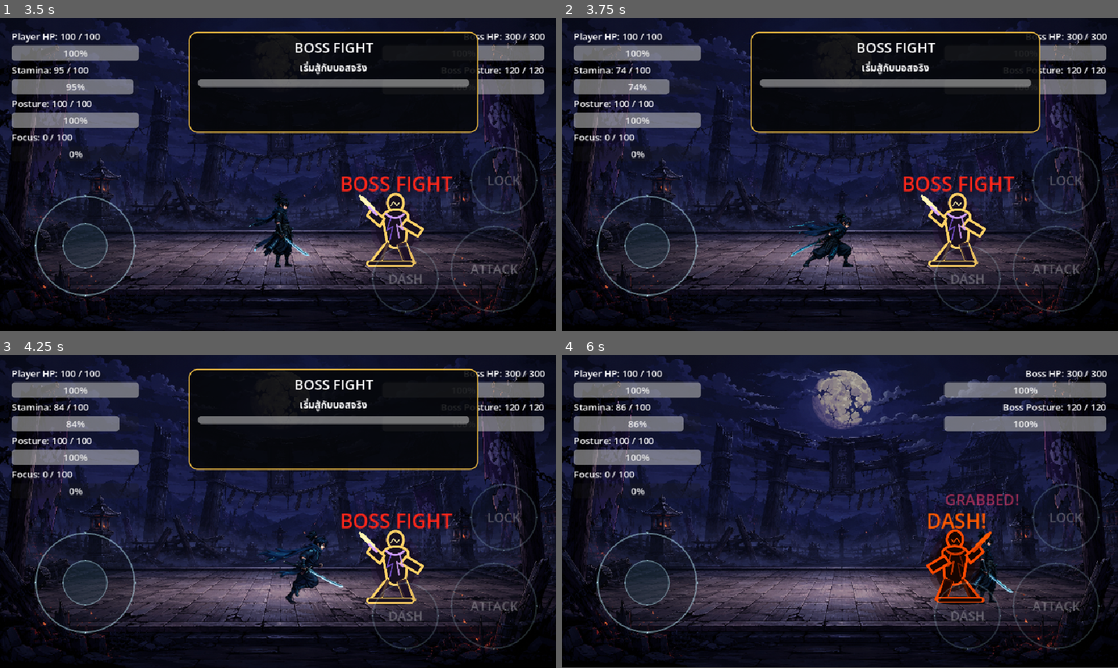
Above: before the commit, frames 1-4 (two rows, left to right).
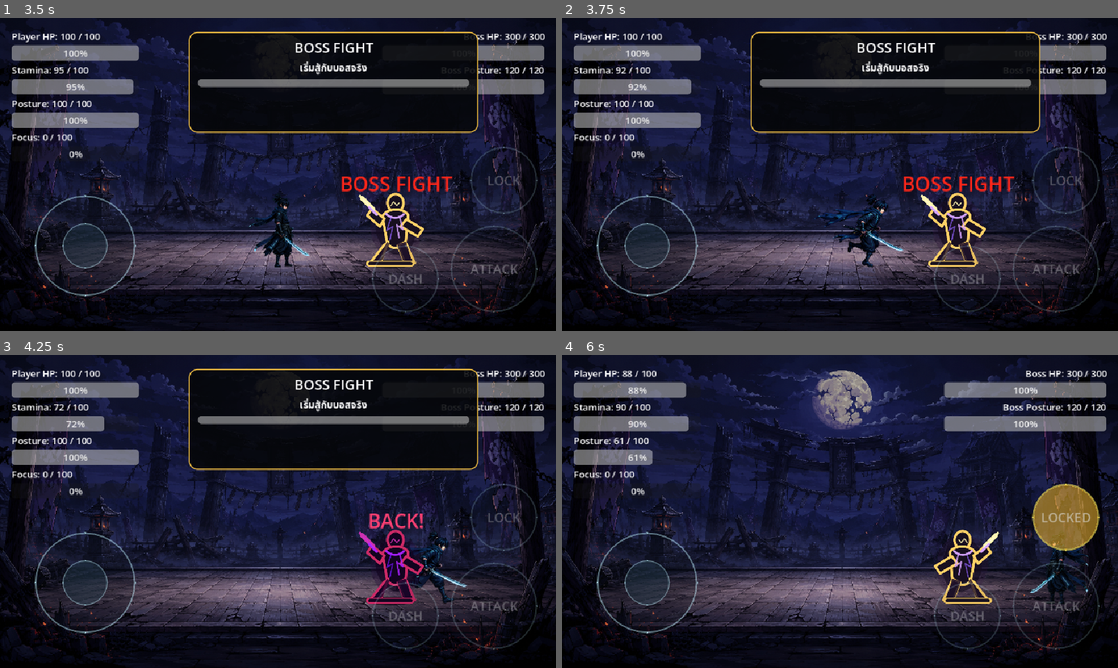
Above: after the commit, the same moments.

Repository: shanwinder/lastblade
Game: Godot game, scene res://scenes/main/BossBrokenMaster.tscn
The game is run twice, just before and just after one commit, with the same random seed, the same clock (stepped at 60 frames per second) and the same inputs.
Inputs (mouse positions are in pixels of both pictures, inside the frame that each line leads up to):
- Up to frame 1 (3.5 s): click "START" at 0.5 s; click "SKIP" at 1.25 s; click "SKIP" at 2 s; click "ATTACK" at 2.75 s
- Up to frame 2 (3.75 s): tap Enter at 3.5 s; move the mouse to (962, 158) at 3.52 s; hold Right (ui_right) from 3.53 s (still down); hold A (attack) from 3.53 s (still down); click (962, 158) at 3.67 s
- Up to frame 3 (4.25 s): keep holding Right (ui_right); keep holding A (attack); tap S (dash) at 3.8 s
- Up to frame 4 (6 s): release Right (ui_right) at 4.25 s; release A (attack) at 4.25 s; drag from (728, 527) to (895, 567) at 4.27 s; click "DASH" at 5 s; move the mouse to (895, 442) at 5.77 s; hold Right (ui_right) from 5.78 s (still down); tap L (lock_on) at 5.85 s

Frame 1 is identical in both runs. In frame 2, 1.7% of the frame differs, in the area x 9-62%, y 15-80%; in frame 3, 2.8%; in frame 4, 10%, in the area x 0-100%, y 0-100%.

Commit message:
Implement charged heavy attack in player patch

Diff:
--- a/last-blade-trial/player_nameless_sprite_patch.gd
+++ b/last-blade-trial/player_nameless_sprite_patch.gd
@@ -3,12 +3,584 @@
 # =========================
 # PlayerNamelessSpritePatch.gd
 # Patch เฉพาะช่วงนำ sprite จริงของ The Nameless Blade มาใช้
-# เป้าหมาย: แก้ flip_h ที่ต้นทาง ไม่ให้ player.gd ตั้งภาพผิดฝั่งก่อนแล้วค่อยให้ manager ตามแก้
+# เป้าหมายเดิม: แก้ flip_h ที่ต้นทาง ไม่ให้ player.gd ตั้งภาพผิดฝั่งก่อนแล้วค่อยให้ manager ตามแก้
+# Patch เพิ่มเติม: ระบบ Charged Heavy Attack แบบกดปุ่มโจมตีค้าง
 # =========================
 
 # true = source sprite ของ Player หันซ้าย
 # idle sprite ชุด nameless_blade ปัจจุบันเป็นท่าหันซ้าย จึงต้อง flip เมื่อ gameplay ต้องการหันขวา
 @export var sprite_source_faces_left: bool = true
+
+# =========================
+# Charged Heavy Attack Balance
+# =========================
+
+# เปิด/ปิดระบบ Heavy Attack เพื่อ rollback กลับไปใช้ 3-hit combo เดิมได้ทันที
+@export var heavy_attack_enabled: bool = true
+
+# เวลาที่ต้องกด Attack ค้างก่อนจะนับว่าเป็นการชาร์จ ไม่ใช่การแตะโจมตีปกติ
+@export var heavy_hold_threshold: float = 0.25
+
+# เวลาชาร์จขั้นต่ำหลังเข้าสถานะชาร์จแล้ว จึงจะปล่อย Heavy Attack ได้
+@export var heavy_charge_min_time: float = 2.0
+
+# เวลาชาร์จเต็ม ใช้คำนวณ damage/posture สูงสุด
+@export var heavy_charge_max_time: float = 3.0
+
+# Stamina ที่เสียทันทีตอนเริ่มชาร์จ เพื่อไม่ให้ลองชาร์จฟรี
+@export var heavy_start_stamina_cost: float = 20.0
+
+# Stamina ที่เสียเพิ่มตอนปล่อย Heavy Attack สำเร็จ
+@export var heavy_release_stamina_cost: float = 22.0
+
+# Focus ที่ใช้ตอนปล่อย Heavy Attack สำเร็จ
+@export var heavy_focus_cost: float = 40.0
+
+# Damage ขั้นต่ำ/สูงสุดของ Heavy Attack ตามระดับการชาร์จ
+@export var heavy_min_damage: int = 30
+@export var heavy_max_damage: int = 42
+
+# Posture damage ขั้นต่ำ/สูงสุดที่ทำกับบอส ถ้าศัตรูมีฟังก์ชัน reduce_posture()
+@export var heavy_min_posture_damage: float = 35.0
+@export var heavy_max_posture_damage: float = 55.0
+
+# เวลาที่ hitbox ของ Heavy Attack เปิดอยู่ตอนปล่อยท่า
+@export var heavy_active_time: float = 0.24
+
+# เวลาค้างเฟรมท้ายหลังปิด hitbox เพื่อให้ผู้เล่นต้องรับผลของการ commit
+@export var heavy_final_frame_hold_time: float = 0.55
+
+# Recovery เพิ่มหลังค้างเฟรมท้าย ก่อนคืน control ให้ Player
+@export var heavy_recovery_time: float = 0.95
+
+# ตัวคูณความเร็วระหว่างชาร์จ/ปล่อย/พักท่า 0 = ยืนอยู่กับที่
+@export var heavy_move_speed_multiplier: float = 0.0
+
+# เปิด/ปิด debug print ของ Heavy Attack
+@export var heavy_debug_print: bool = true
+
+# ข้อความ feedback ของ Heavy Attack
+@export var heavy_charging_feedback_text: String = "CHARGING..."
+@export var heavy_ready_feedback_text: String = "HEAVY READY"
+@export var heavy_full_feedback_text: String = "FULL CHARGE"
+@export var heavy_no_focus_feedback_text: String = "NO FOCUS!"
+@export var heavy_hit_feedback_text: String = "HEAVY HIT!"
+
+# =========================
+# Charged Heavy Attack Runtime State
+# =========================
+
+var is_attack_button_held: bool = false
+var attack_hold_started_msec: int = -999999
+var heavy_hold_consumed: bool = false
+
+var is_charging_heavy_attack: bool = false
+var heavy_charge_elapsed: float = 0.0
+var heavy_charge_ready: bool = false
+var heavy_charge_full: bool = false
+var heavy_charge_phase: String = ""
+
+var is_releasing_heavy_attack: bool = false
+var is_heavy_recovering: bool = false
+var heavy_attack_sequence_id: int = 0
+
+var current_heavy_attack_damage: int = 0
+var current_heavy_attack_posture_damage: float = 0.0
+
+
+func _physics_process(delta: float) -> void:
+	# ฟื้น Stamina และ Player Posture ทุกเฟรมเหมือน player.gd เดิม
+	regenerate_stamina(delta)
+	regenerate_player_posture(delta)
+
+	# รองรับปุ่ม Lock-on บน keyboard เช่น L
+	if Input.is_action_just_pressed("lock_on"):
+		toggle_target_lock()
+
+	# ถ้า Player ตายแล้ว ไม่ต้องควบคุมต่อ และต้องล้าง hold input กันปุ่มค้าง
+	if is_dead:
+		reset_attack_hold_tracking()
+		velocity = Vector2.ZERO
+		move_and_slide()
+		return
+
+	# ถ้า Player Posture แตก ให้หยุดควบคุมและยกเลิก Heavy Attack ทันที
+	if is_posture_broken:
+		cancel_heavy_attack("posture broken")
+		velocity = Vector2.ZERO
+		move_and_slide()
+		clamp_to_arena()
+		return
+
+	# ถ้า Player กำลังถูก Knockback ให้ยกเลิก Heavy Attack แล้วขยับตามแรงกระเด็น
+	if is_knocked_back:
+		cancel_heavy_attack("knockback")
+		velocity = knockback_velocity
+		move_and_slide()
+		clamp_to_arena()
+		return
+
+	# ถ้ากำลัง Dash อยู่ ให้เคลื่อนที่ด้วยความเร็ว Dash และไม่ให้ Heavy Attack ทำงานค้าง
+	if is_dashing:
+		cancel_heavy_attack("dash")
+		velocity.x = float(facing_direction) * dash_speed
+		velocity.y = 0.0
+		move_and_slide()
+		clamp_to_arena()
+		return
+
+	# รับค่าการกดปุ่มซ้าย/ขวา จาก ui_left และ ui_right
+	var direction := Input.get_axis("ui_left", "ui_right")
+	var axis_direction := int(sign(direction))
+	track_movement_deflect_from_axis(axis_direction)
+
+	# ถ้ากำลังโจมตี/ชาร์จ/พักท่า ให้หยุดหรือชะลอการขยับตามค่าที่กำหนด
+	if is_attacking or is_heavy_action_active():
+		velocity.x = direction * speed * heavy_move_speed_multiplier
+	else:
+		velocity.x = direction * speed
+
+	velocity.y = 0.0
+	move_and_slide()
+	clamp_to_arena()
+
+	# จัดทิศหันหน้าตาม Lock-on หรือ movement ปกติ
+	if is_target_locked:
+		update_facing_to_locked_target()
+	elif direction != 0.0 and not is_attacking and not is_heavy_action_active():
+		set_facing_direction(axis_direction)
+
+	# จัดการ Attack แบบ Tap/Hold: Tap = combo, Hold = Charged Heavy Attack
+	process_attack_button_input(delta)
+
+	# ถ้ากดปุ่ม dash และตอนนี้ไม่ได้ทำ action อื่น ให้ Dash
+	if Input.is_action_just_pressed("dash") and can_dash and not is_attacking and not is_dashing and not is_posture_broken and not is_heavy_action_active():
+		if is_target_locked:
+			update_facing_to_locked_target()
+		dash()
+
+	# ไม่รับ input parry โดยตรงแล้ว ระบบใหม่ใช้ Movement/Tap Deflect แทน
+
+
+func process_attack_button_input(delta: float) -> void:
+	# ถ้าระบบ Heavy ปิด ให้ใช้พฤติกรรมเดิมของ combo ทันที
+	if not heavy_attack_enabled:
+		if Input.is_action_just_pressed("attack") and not is_dashing and not is_posture_broken:
+			attack()
+		return
+
+	# กด Attack ลงครั้งแรก: แยกเป็นกรณีกำลัง combo กับกรณีว่างเพื่อชาร์จ
+	if Input.is_action_just_pressed("attack"):
+		on_attack_button_pressed_for_tap_or_hold()
+
+	# ถ้ากดค้างอยู่ ให้ตรวจว่าถึง threshold เพื่อเข้าชาร์จหรือยัง
+	if is_attack_button_held and Input.is_action_pressed("attack"):
+		update_attack_hold_and_heavy_charge(delta)
+
+	# ปล่อย Attack: ถ้ายังไม่เข้าชาร์จให้เป็น Tap combo ถ้าชาร์จแล้วให้ปล่อย/ยกเลิก Heavy
+	if is_attack_button_held and Input.is_action_just_released("attack"):
+		on_attack_button_released_for_tap_or_hold()
+
+
+func on_attack_button_pressed_for_tap_or_hold() -> void:
+	# ถ้ากำลังโจมตีแบบ combo อยู่ การกดเพิ่มคือการ queue hit ถัดไป ไม่ใช่เริ่ม Heavy
+	if is_attacking and not is_heavy_action_active():
+		attack()
+		return
+
+	# ถ้าสถานะไม่พร้อมโจมตี ไม่ต้องเริ่มจับเวลา hold
+	if not can_begin_attack_hold_check():
+		return
+
+	is_attack_button_held = true
+	heavy_hold_consumed = false
+	attack_hold_started_msec = Time.get_ticks_msec()
+
+
+func update_attack_hold_and_heavy_charge(delta: float) -> void:
+	# เมื่อเข้าสถานะชาร์จแล้ว ให้นับเวลา charge loop ต่อเนื่อง
+	if is_charging_heavy_attack:
+		update_heavy_charge(delta)
+		return
+
+	# ถ้ายังไม่ถึง hold threshold ให้รอดูว่าเป็น tap หรือ hold ก่อน
+	var held_time := float(Time.get_ticks_msec() - attack_hold_started_msec) / 1000.0
+	if held_time < heavy_hold_threshold:
+		return
+
+	# ถึง threshold แล้ว ถือว่าผู้เล่นตั้งใจใช้ Heavy Attack
+	try_begin_heavy_charge()
+
+
+func on_attack_button_released_for_tap_or_hold() -> void:
+	# ถ้ากำลังชาร์จ Heavy อยู่ ให้ปล่อยท่าหรือยกเลิกตามเวลาที่ชาร์จได้
+	if is_charging_heavy_attack:
+		if heavy_charge_elapsed >= heavy_charge_min_time:
+			release_charged_heavy_attack()
+		else:
+			cancel_heavy_attack("released before heavy ready")
+		reset_attack_hold_tracking()
+		return
+
+	# ถ้ายังไม่ถูก consume เป็น Heavy ให้ถือว่าเป็น Tap และส่งเข้าระบบ combo เดิม
+	if not heavy_hold_consumed:
+		attack()
+
+	reset_attack_hold_tracking()
+
+
+func can_begin_attack_hold_check() -> bool:
+	# ใช้ตรวจเฉพาะตอน Player ว่างพอจะเริ่ม tap/hold attack ได้
+	if is_dead or is_dashing or is_posture_broken or is_knocked_back:
+		return false
+
+	if is_heavy_action_active():
+		return false
+
+	return true
+
+
+func try_begin_heavy_charge() -> void:
+	# เมื่อถึง hold threshold แล้ว ต้องไม่ให้ปล่อยปุ่มกลายเป็น tap อีก
+	heavy_hold_consumed = true
+
+	# Heavy ต้องเริ่มจากสถานะว่างเท่านั้น ไม่เริ่มระหว่าง combo/recovery
+	if is_attacking or is_dead or is_dashing or is_posture_broken or is_knocked_back:
+		reset_attack_hold_tracking()
+		return
+
+	# ต้องมี Focus พอตั้งแต่ก่อนเริ่มชาร์จ เพื่อให้ผู้เล่นรู้ว่าท่านี้ใช้ได้หรือไม่
+	if current_focus < heavy_focus_cost:
+		show_heavy_status_feedback(heavy_no_focus_feedback_text, Color(0.35, 0.95, 1.0, 1.0))
+		if heavy_debug_print:
+			print("Not enough focus to charge heavy. Focus =", int(current_focus))
+		reset_attack_hold_tracking()
+		return
+
+	# จ่าย Stamina ตอนเริ่มชาร์จ เพื่อไม่ให้ชาร์จฟรี
+	if current_stamina < heavy_start_stamina_cost:
+		show_stamina_insufficient_feedback()
+		if heavy_debug_print:
+			print("Not enough stamina to start heavy charge. Stamina =", int(current_stamina))
+		reset_attack_hold_tracking()
+		return
+
+	current_stamina -= heavy_start_stamina_cost
+	emit_stats()
+
+	# ยกเลิก combo coroutine เก่าที่อาจค้างอยู่ และล็อกสถานะเข้า Heavy Charge
+	combo_sequence_id += 1
+	combo_step = 0
+	queued_combo_step = 0
+	combo_input_buffered = false
+	combo_input_window_open = false
+	is_combo_recovering = false
+	current_combo_step_for_damage = 0
+	hit_targets.clear()
+
+	heavy_attack_sequence_id += 1
+	is_attacking = true
+	is_charging_heavy_attack = true
+	is_releasing_heavy_attack = false
+	is_heavy_recovering = false
+	heavy_charge_elapsed = 0.0
+	heavy_charge_ready = false
+	heavy_charge_full = false
+	heavy_charge_phase = "start"
+	current_heavy_attack_damage = 0
+	current_heavy_attack_posture_damage = 0.0
+
+	show_heavy_status_feedback(heavy_charging_feedback_text, Color(0.35, 0.95, 1.0, 1.0))
+	if heavy_debug_print:
+		print("Heavy charge started. Stamina left =", int(current_stamina), "Focus =", int(current_focus))
+
+
+func update_heavy_charge(delta: float) -> void:
+	# นับเวลาชาร์จหลังเข้าสถานะ Heavy Charge แล้ว
+	heavy_charge_elapsed += delta
+
+	# หลังเริ่มชาร์จสั้น ๆ ให้ visual manager เปลี่ยนจาก start เป็น loop
+	if heavy_charge_phase == "start" and heavy_charge_elapsed >= 0.18:
+		heavy_charge_phase = "loop"
+
+	# แจ้งเมื่อถึงขั้นต่ำที่ปล่อยท่าได้
+	if not heavy_charge_ready and heavy_charge_elapsed >= heavy_charge_min_time:
+		heavy_charge_ready = true
+		show_heavy_status_feedback(heavy_ready_feedback_text, Color(0.75, 1.0, 1.0, 1.0))
+		if heavy_debug_print:
+			print("Heavy charge ready")
+
+	# แจ้งเมื่อชาร์จเต็ม
+	if not heavy_charge_full and heavy_charge_elapsed >= heavy_charge_max_time:
+		heavy_charge_full = true
+		show_heavy_status_feedback(heavy_full_feedback_text, Color(1.0, 1.0, 1.0, 1.0))
+		get_tree().call_group("game_camera", "shake", 4.0, 0.10)
+		if heavy_debug_print:
+			print("Heavy full charge")
+
+
+func release_charged_heavy_attack() -> void:
+	# ปล่อย Heavy Attack หลังชาร์จถึงขั้นต่ำแล้ว
+	if not is_charging_heavy_attack:
+		return
+
+	var my_heavy_id: int = heavy_attack_sequence_id
+
+	# ตอนปล่อยท่าต้องมี Stamina และ Focus พออีกครั้ง
+	if current_stamina < heavy_release_stamina_cost:
+		show_stamina_insufficient_feedback()
+		cancel_heavy_attack("not enough stamina on release")
+		return
+
+	if current_focus < heavy_focus_cost:
+		show_heavy_status_feedback(heavy_no_focus_feedback_text, Color(0.35, 0.95, 1.0, 1.0))
+		cancel_heavy_attack("not enough focus on release")
+		return
+
+	current_heavy_attack_damage = get_current_heavy_damage()
+	current_heavy_attack_posture_damage = get_current_heavy_posture_damage()
+
+	current_stamina -= heavy_release_stamina_cost
+	spend_focus(heavy_focus_cost)
+	emit_stats()
+
+	is_charging_heavy_attack = false
+	is_releasing_heavy_attack = true
+	is_heavy_recovering = false
+	heavy_charge_phase = "release"
+	hit_targets.clear()
+
+	if heavy_debug_print:
+		print(
+			"Heavy release! Damage =", current_heavy_attack_damage,
+			" Posture =", int(current_heavy_attack_posture_damage),
+			" Stamina =", int(current_stamina),
+			" Focus =", int(current_focus)
+		)
+
+	# เปิด hitbox ของ Heavy Attack เฉพาะช่วง release
+	attack_shape.disabled = false
+	get_tree().call_group("game_camera", "shake", 7.0, 0.12)
+
+	await get_tree().create_timer(heavy_active_time).timeout
+	if not is_heavy_sequence_current(my_heavy_id):
+		return
+
+	attack_shape.set_deferred("disabled", true)
+	is_releasing_heavy_attack = false
+	is_heavy_recovering = true
+	heavy_charge_phase = "recover"
+
+	# ค้างเฟรมท้ายเพื่อให้ผู้เล่นรับผลของการ commit
+	if heavy_final_frame_hold_time > 0.0:
+		await get_tree().create_timer(heavy_final_frame_hold_time).timeout
+		if not is_heavy_sequence_current(my_heavy_id):
+			return
+
+	# Recovery เพิ่มหลังค้างเฟรมท้าย ก่อนคืน control
+	if heavy_recovery_time > 0.0:
+		await get_tree().create_timer(heavy_recovery_time).timeout
+		if not is_heavy_sequence_current(my_heavy_id):
+			return
+
+	finish_heavy_attack(my_heavy_id)
+
+
+func finish_heavy_attack(sequence_id: int) -> void:
+	# คืนสถานะ Player หลัง Heavy Attack จบสมบูรณ์
+	if sequence_id != heavy_attack_sequence_id:
+		return
+
+	is_attacking = false
+	is_charging_heavy_attack = false
+	is_releasing_heavy_attack = false
+	is_heavy_recovering = false
+	heavy_charge_elapsed = 0.0
+	heavy_charge_ready = false
+	heavy_charge_full = false
+	heavy_charge_phase = ""
+	current_heavy_attack_damage = 0
+	current_heavy_attack_posture_damage = 0.0
+	hit_targets.clear()
+	attack_shape.set_deferred("disabled", true)
+
+	if is_target_locked:
+		update_facing_to_locked_target()
+
+	if heavy_debug_print:
+		print("Heavy attack finished")
+
+
+func cancel_heavy_attack(reason: String = "") -> void:
+	# ยกเลิก Heavy Attack อย่างปลอดภัย ใช้เมื่อโดนตี ถูก Grab ตาย หรือถูก interrupt
+	var was_heavy_active := is_heavy_action_active()
+	var was_holding_attack := is_attack_button_held
+	if not was_heavy_active and not was_holding_attack:
+		return
+
+	heavy_attack_sequence_id += 1
+	reset_attack_hold_tracking()
+
+	is_charging_heavy_attack = false
+	is_releasing_heavy_attack = false
+	is_heavy_recovering = false
+	heavy_charge_elapsed = 0.0
+	heavy_charge_ready = false
+	heavy_charge_full = false
+	heavy_charge_phase = ""
+	current_heavy_attack_damage = 0
+	current_heavy_attack_posture_damage = 0.0
+	attack_shape.set_deferred("disabled", true)
+
+	# ตั้ง is_attacking=false เฉพาะเมื่อเป็น Heavy จริง เพื่อไม่ไปตัด combo ปกติที่กำลังทำงาน
+	if was_heavy_active:
+		is_attacking = false
+
+	if heavy_debug_print and reason != "":
+		print("Heavy attack cancelled:", reason)
+
+
+func reset_attack_hold_tracking() -> void:
+	# ล้างสถานะการจับเวลา Tap/Hold ของปุ่ม Attack
+	is_attack_button_held = false
+	attack_hold_started_msec = -999999
+	heavy_hold_consumed = false
+
+
+func is_heavy_action_active() -> bool:
+	# คืน true เมื่อ Player อยู่ในช่วง charge/release/recovery ของ Heavy Attack
+	return is_charging_heavy_attack or is_releasing_heavy_attack or is_heavy_recovering
+
+
+func is_heavy_sequence_current(sequence_id: int) -> bool:
+	# ใช้กัน coroutine เก่าทำงานต่อหลังถูก cancel หรือ Player โดน interrupt
+	if sequence_id != heavy_attack_sequence_id:
+		return false
+
+	if is_dead or is_dashing or is_posture_broken or is_knocked_back:
+		return false
+
+	return true
+
+
+func get_heavy_charge_ratio() -> float:
+	# คำนวณสัดส่วนชาร์จตั้งแต่ขั้นต่ำถึงเต็ม 0.0 - 1.0
+	if heavy_charge_max_time <= heavy_charge_min_time:
+		return 1.0
+
+	var raw_ratio := (heavy_charge_elapsed - heavy_charge_min_time) / (heavy_charge_max_time - heavy_charge_min_time)
+	return clampf(raw_ratio, 0.0, 1.0)
+
+
+func get_current_heavy_damage() -> int:
+	# Damage เพิ่มตามระดับการชาร์จ
+	var ratio := get_heavy_charge_ratio()
+	return int(round(float(heavy_min_damage) + (float(heavy_max_damage - heavy_min_damage) * ratio)))
+
+
+func get_current_heavy_posture_damage() -> float:
+	# Posture damage เพิ่มตามระดับการชาร์จ
+	var ratio := get_heavy_charge_ratio()
+	return heavy_min_posture_damage + ((heavy_max_posture_damage - heavy_min_posture_damage) * ratio)
+
+
+func show_heavy_status_feedback(text: String, color: Color) -> void:
+	# แสดงข้อความสถานะ Heavy Attack แบบสั้น ๆ เหนือหัว Player
+	if is_dead:
+		return
+
+	if get_parent() == null:
+		return
+
+	var popup := Label.new()
+	popup.text = text
+	popup.modulate = color
+	popup.horizontal_alignment = HORIZONTAL_ALIGNMENT_CENTER
+	popup.vertical_alignment = VERTICAL_ALIGNMENT_CENTER
+	popup.z_index = 210
+	popup.scale = Vector2(0.8, 0.8)
+	popup.add_theme_font_size_override("font_size", 24)
+	get_parent().add_child(popup)
+	popup.global_position = global_position + Vector2(-95.0, -135.0)
+
+	var target_position: Vector2 = popup.global_position + Vector2(0.0, -32.0)
+	var tween := create_tween()
+	tween.set_parallel(true)
+	tween.tween_property(popup, "global_position", target_position, 0.42)
+	tween.tween_property(popup, "modulate:a", 0.0, 0.42)
+	tween.set_parallel(false)
+	tween.tween_callback(Callable(popup, "queue_free"))
+
+
+func apply_charged_heavy_attack_to_target(target: Node) -> void:
+	# Heavy Attack ใช้ damage/posture ของตัวเอง และไม่ trigger Focus Finisher ซ้อน
+	if target == null:
+		return
+
+	# ลด Posture ของบอสถ้าเป้าหมายรองรับฟังก์ชันนี้
+	if target.has_method("reduce_posture"):
+		target.call("reduce_posture", current_heavy_attack_posture_damage)
+
+	# ทำดาเมจ HP หลังจาก posture pressure
+	if target.has_method("take_damage"):
+		target.call("take_damage", current_heavy_attack_damage)
+
+	show_heavy_status_feedback(heavy_hit_feedback_text, Color(0.75, 1.0, 1.0, 1.0))
+	get_tree().call_group("game_camera", "shake", 11.0, 0.18)
+
+
+func _on_attack_hitbox_area_entered(area: Area2D) -> void:
+	# ถ้าอยู่ในช่วง Heavy Release ให้ใช้ damage/posture ของ Heavy Attack แยกจาก combo/Finisher
+	if is_releasing_heavy_attack:
+		if area.name != "Hurtbox":
+			return
+
+		var target = area.get_parent()
+		if target == self:
+			return
+
+		if target in hit_targets:
+			return
+
+		if not target.has_method("take_damage"):
+			return
+
+		hit_targets.append(target)
+		apply_charged_heavy_attack_to_target(target)
+		return
+
+	# ถ้าไม่ใช่ Heavy ให้ใช้ logic โจมตี/Finisher/Combo เดิมจาก player.gd
+	super._on_attack_hitbox_area_entered(area)
+
+
+func cancel_combo(reason: String = "") -> void:
+	# ให้ระบบ Grab หรือ interrupt ที่เรียก cancel_combo ยกเลิก Heavy Attack ด้วย
+	cancel_heavy_attack(reason)
+	super.cancel_combo(reason)
+
+
+func start_player_posture_break() -> void:
+	# Posture Break ต้องหยุด Heavy Attack ทันที
+	cancel_heavy_attack("posture broken")
+	super.start_player_posture_break()
+
+
+func apply_knockback() -> void:
+	# Knockback จากการโดนโจมตีต้องหยุด Heavy Attack ทันที
+	cancel_heavy_attack("knockback")
+	super.apply_knockback()
+
+
+func dash() -> void:
+	# Dash ไม่ควรใช้ยกเลิก Heavy Attack ฟรี จึง cancel ก่อนเข้า dash logic เดิม
+	cancel_heavy_attack("dash")
+	super.dash()
+
+
+func die() -> void:
+	# ตอนตายต้องปิด hitbox และ coroutine ของ Heavy Attack ทั้งหมด
+	cancel_heavy_attack("death")
+	super.die()
 
 
 func set_facing_direction(new_direction: int) -> void:
